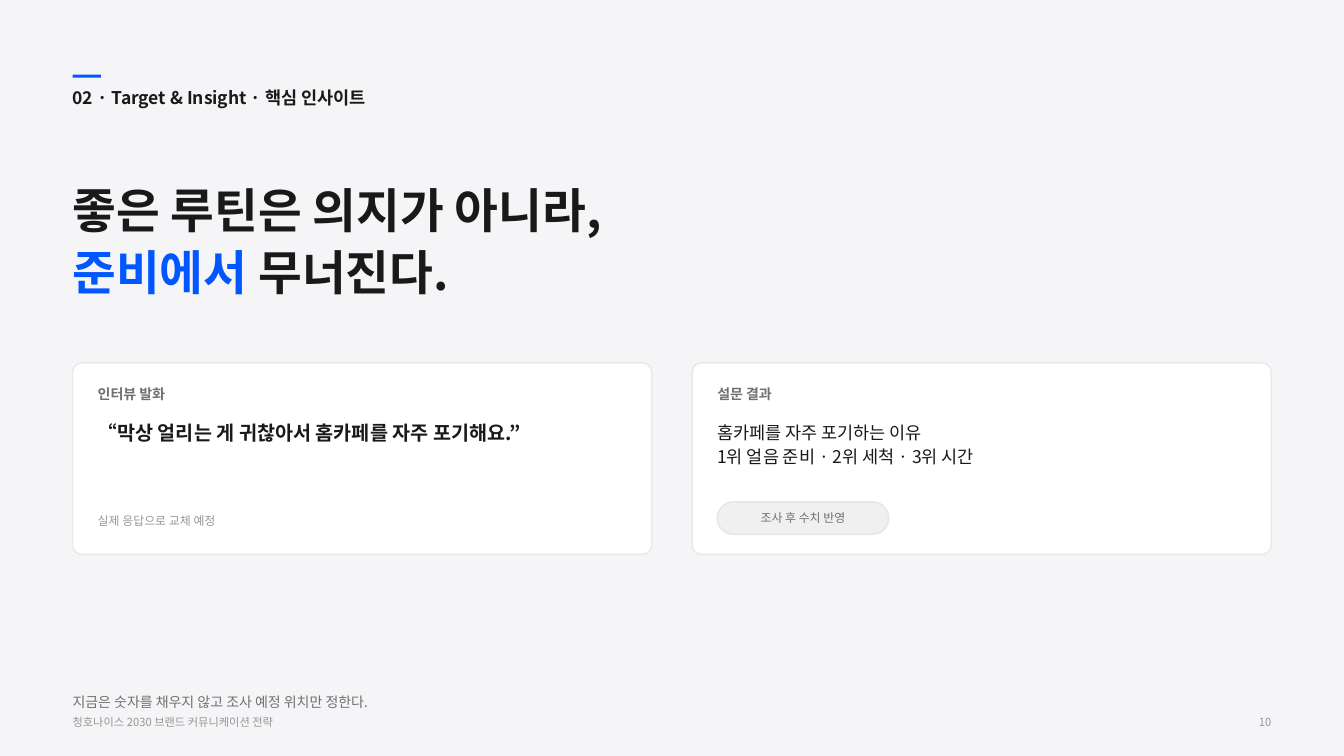
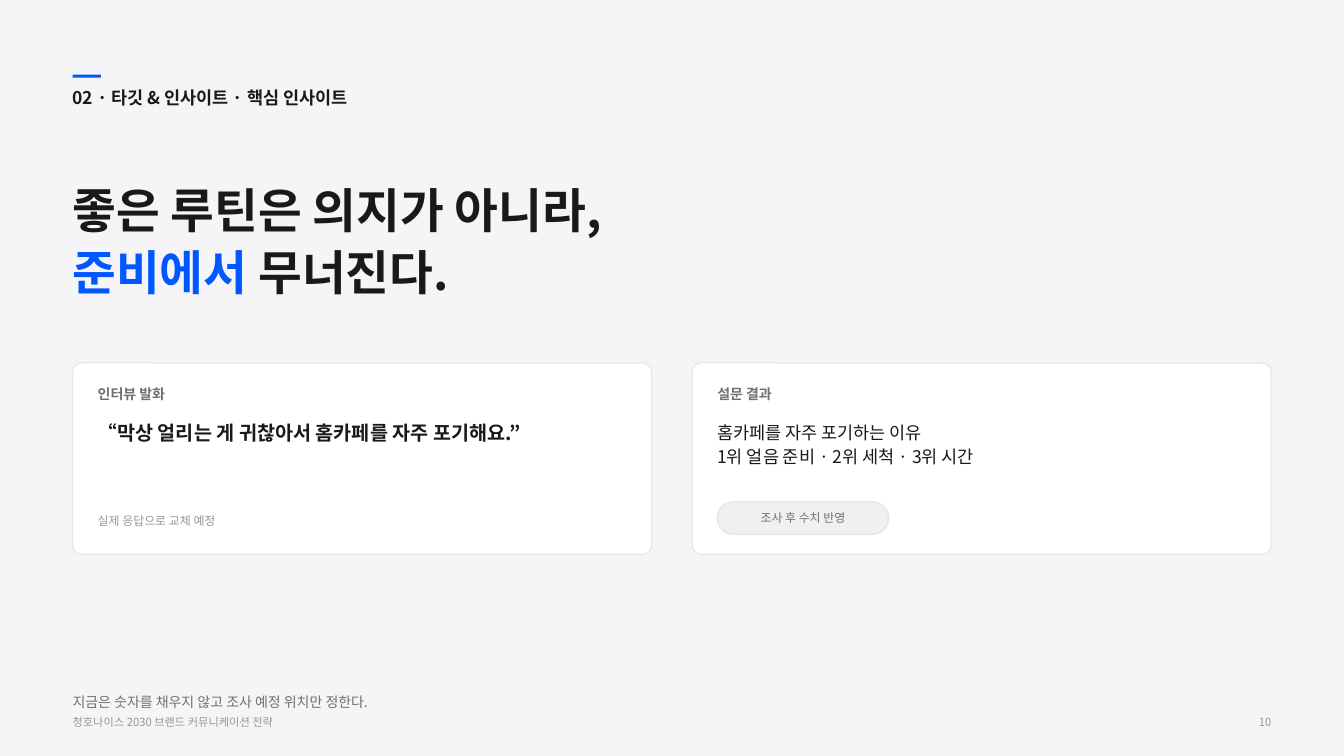
Before and after one commit to PhrenO0/CHAI-AI, a slide deck: slide 13 of 청호나이스-브랜드전략-제안.pptx. Drawn at 1344x756 pixels with LibreOffice and Linux fonts; fonts in the diff are those of the drawing. Boxes give left, top, right and bottom in pixels: in the first picture for what was removed or moved away, otherwise in the second. Text is boxed around its words. In the diff, an @@ line names an element or a change of style, - is before the commit and + after.

```diff
--- a/청호나이스-브랜드전략-제안.pptx
+++ b/청호나이스-브랜드전략-제안.pptx
@@ text at box(73, 89, 347, 106): text changed @@
-02 · Target & Insight · 핵심 인사이트
+02 · 타깃 & 인사이트 · 핵심 인사이트
```
Also in this commit, not shown: 21 other slides changed, 1 slide added, 1 other file.
